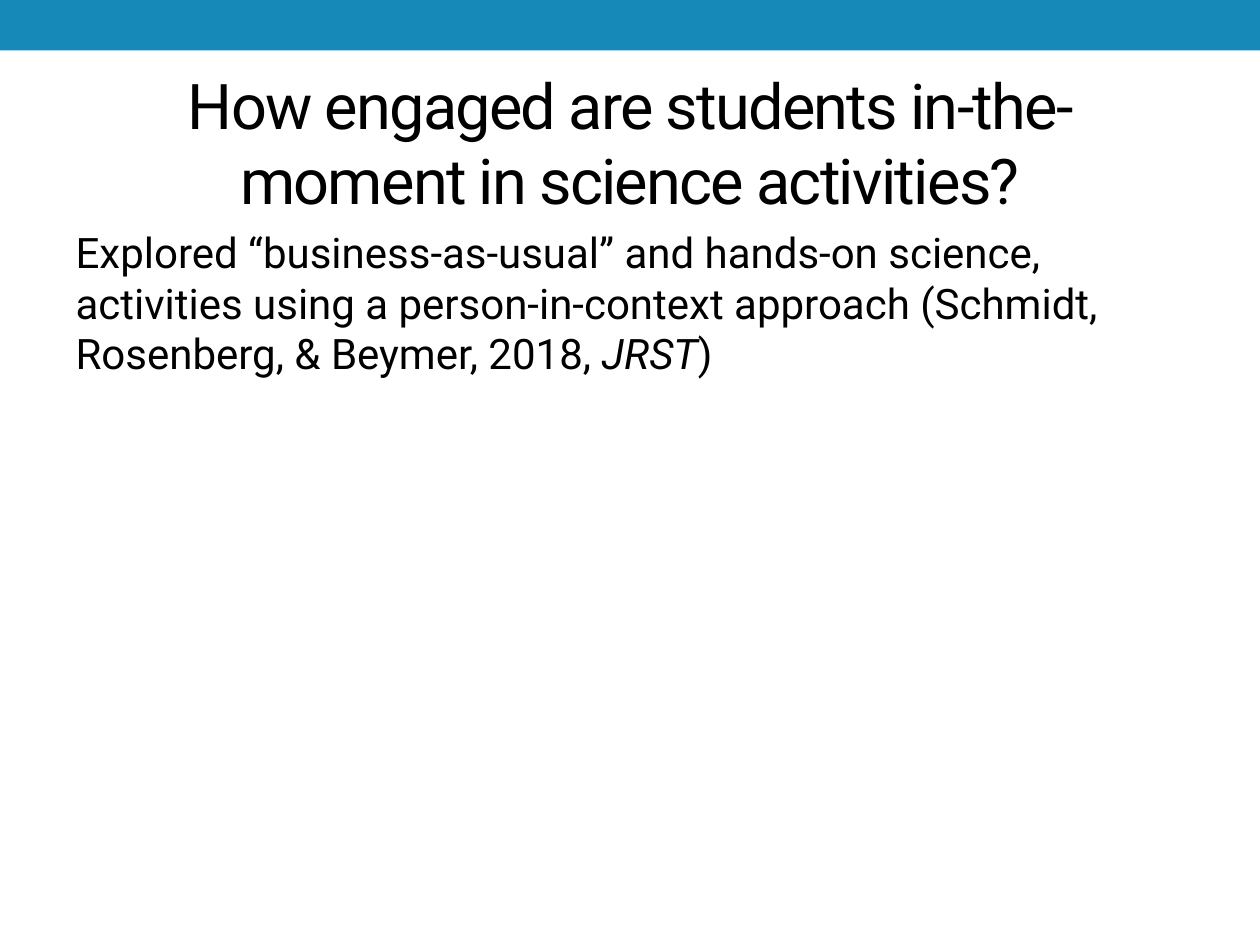
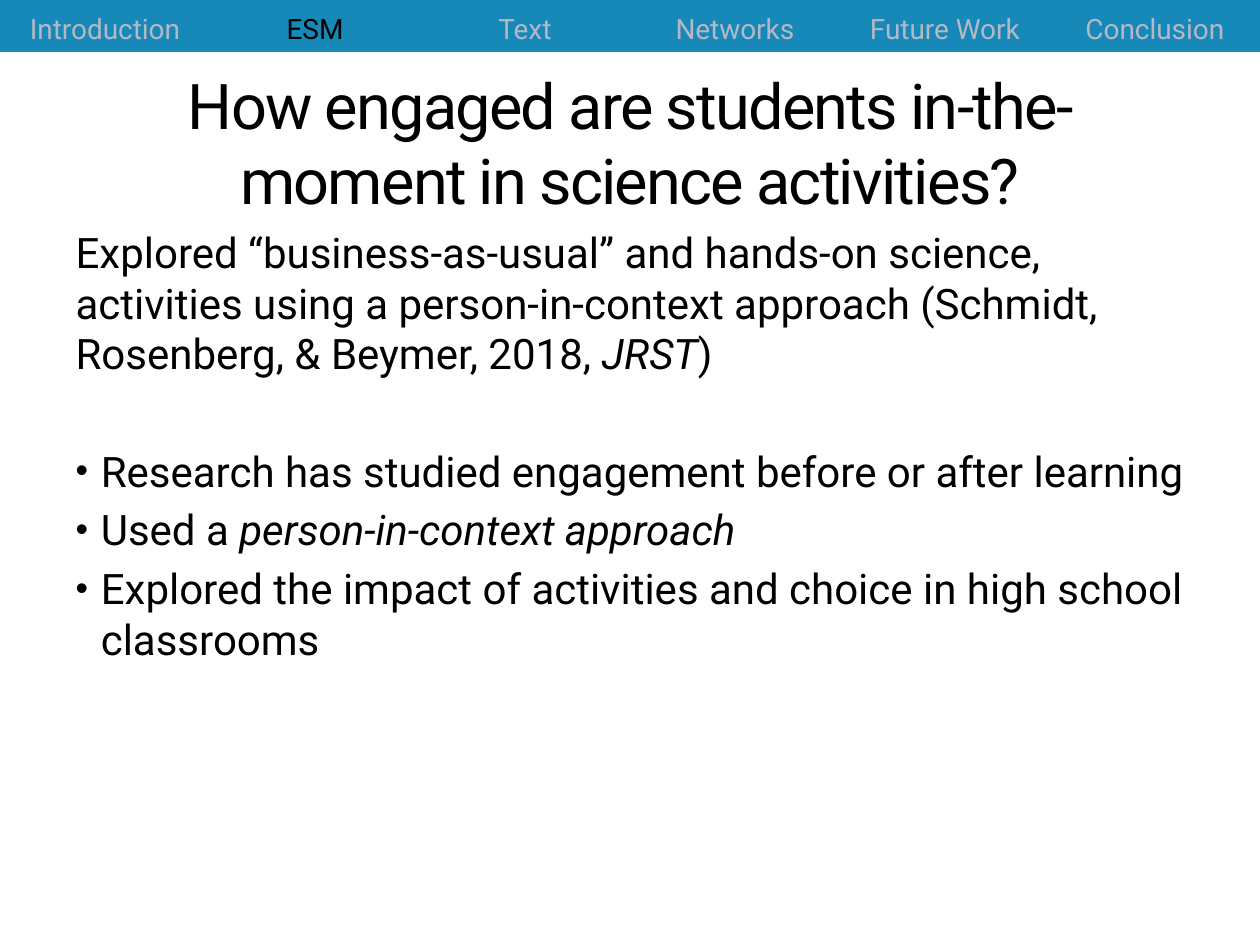
Before and after one commit to jrosen48/job-talk, a slide deck: slide 10 of 2018-1-15-Rosenberg-UT-Knoxville-talk.pptx. Drawn at 1260x945 pixels with LibreOffice and Linux fonts; fonts in the diff are those of the drawing. Boxes give left, top, right and bottom in pixels: in the first picture for what was removed or moved away, otherwise in the second. Text is boxed around its words. In the diff, an @@ line names an element or a change of style, - is before the commit and + after.

```diff
--- a/2018-1-15-Rosenberg-UT-Knoxville-talk.pptx
+++ b/2018-1-15-Rosenberg-UT-Knoxville-talk.pptx
@@ table added at box(0, 0, 1260, 53), 1 rows, 6 columns @@
+Introduction | ESM | Text | Networks | Future Work | Conclusion
@@ text at box(101, 455, 1184, 656): paragraphs added @@
+• Research has studied engagement before or after learning
+• Used a person-in-context approach
+• Explored the impact of activities and choice in high school classrooms
```
Also in this commit, not shown: 33 other slides changed, 20 slides added, 6 slides removed, 2 other files.
